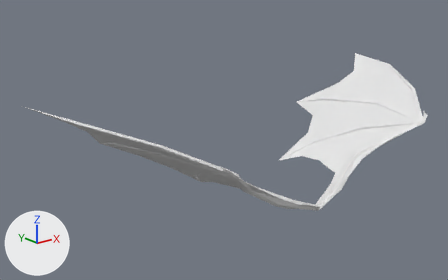
The Blender file Models/dragon_5.blend, before and after one commit.
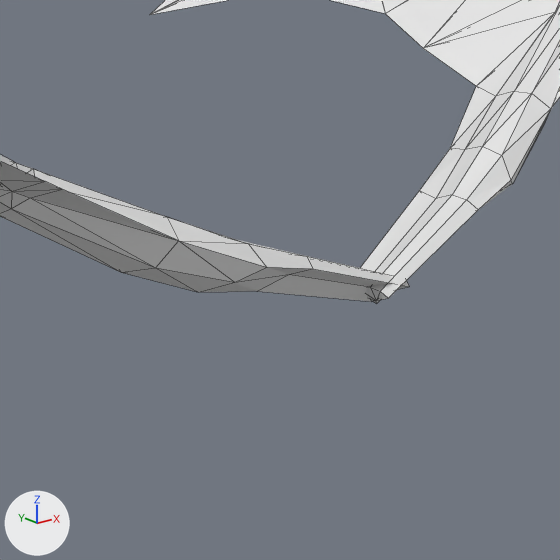
Each version is shown whole from a camera (50 mm lens) standing at (-71.1, -68.0, 57.2) and looking at (-5.8, 13.5, 24.6), then close up on the part from 56% to 78% of the width and 56% to 91% of the height. Arrows for +X, +Y and +Z are at lower left; the lights stay in place. The close-ups show mesh edges as thin lines. The same objects are shown in both versions, whatever each file hides.
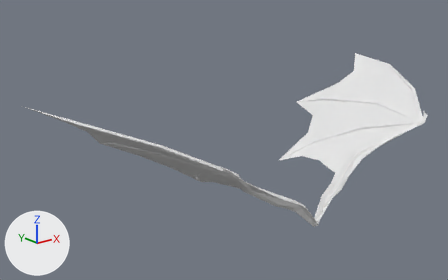
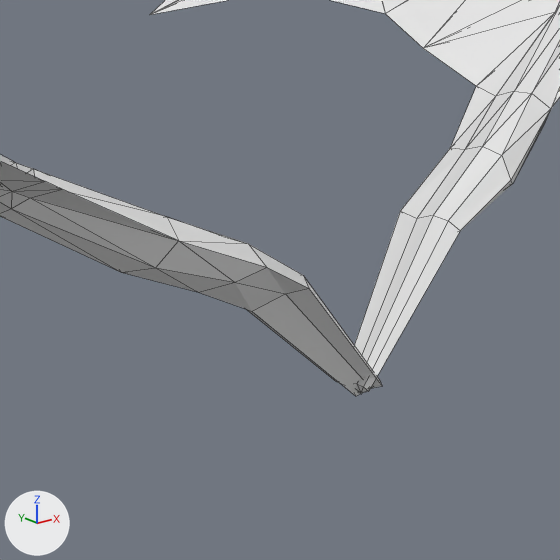
Commit message: fixed the dragon some more

The change, as a list of edits to the scene's bpy script:
```text
Change me_cylinder_003:
    where me_cylinder_003.from_pydata(...)  # 175 vertices, 330 faces; spans x -38.3..0.3, y 15.6..34.3, z -25.4..8.6
    used by ob_cylinder_002; location = (0.0, 0.0, 0.0); rotation_euler = (1.571, 0.0, 0.0), in degrees (90, 0, 0)
    before: 159 (-3.7, 17.3, 2.7), 160 (-3.4, 17.8, 3.5), 161 (-3.9, 17.0, 2.6), 163 (-3.5, 17.3, 3.8) at pixel (289, 274), 164 (-3.2, 17.9, 4.2) at pixel (306, 256)
    before: 165 (-3.4, 17.7, 4.6) at pixel (312, 268)
    me_cylinder_003 part 1
    add for i in [159, 160, 161, 163, 164, 165]: me_cylinder_003.vertices[i].co += Vector((0.1, -0.7, -0.2))
    me_cylinder_003.vertices[162].co: (-4.2, 16.7, 3.2) -> (-4.1, 16.1, 3.0)  # pixel (256, 291) -> pixel (251, 311)
    me_cylinder_003.vertices[166].co: (-4.2, 17.1, 1.6) -> (-4.1, 16.4, 1.3)
    me_cylinder_003.vertices[167].co: (0.0, 16.0, 3.6) -> (-0.1, 12.8, 3.4)
    me_cylinder_003.vertices[168].co: (0.2, 16.4, 4.2) -> (0.0, 13.1, 3.8)
    me_cylinder_003.vertices[169].co: (-0.1, 15.8, 3.6) -> (-0.2, 12.6, 3.3)
    me_cylinder_003.vertices[170].co: (-0.3, 15.6, 4.0) -> (-0.3, 12.5, 3.6)  # pixel (371, 301) -> pixel (355, 396)
    me_cylinder_003.vertices[171].co: (0.2, 16.0, 4.4) -> (0.0, 12.8, 3.9)  # not seen -> pixel (371, 388)
    me_cylinder_003.vertices[172].co: (0.3, 16.4, 4.7) -> (0.1, 13.1, 4.1)  # not seen -> pixel (379, 380)
    me_cylinder_003.vertices[173].co: (0.2, 16.3, 4.9) -> (0.0, 13.0, 4.3)  # pixel (409, 286) -> pixel (382, 386)
    me_cylinder_003.vertices[174].co: (-0.3, 15.9, 2.9) -> (-0.3, 12.7, 2.8)  # not seen -> pixel (336, 381)
Change me_cylinder_001:
    where me_cylinder_001.from_pydata(...)  # 176 vertices, 330 faces; spans x -0.9..38.3, y 15.6..34.3, z -25.4..8.6
    used by ob_cylinder_001; location = (0.0, 0.0, 0.0); rotation_euler = (1.571, 0.0, 0.0), in degrees (90, 0, 0)
    before: 161 (4.2, 16.9, 2.5), 163 (4.4, 16.7, 3.1), 166 (3.9, 17.3, 2.5) at pixel (435, 198), 167 (4.4, 17.0, 1.5) at pixel (419, 190)
    me_cylinder_001 part 2
    add for i in [161, 163, 166, 167]: me_cylinder_001.vertices[i].co += Vector((-0.6, -0.6, -0.2))
    me_cylinder_001.vertices[154].co: (3.6, 17.7, 3.4) -> (3.0, 17.2, 3.3)  # pixel (452, 194) -> pixel (433, 215)
    me_cylinder_001.vertices[162].co: (3.5, 17.8, 4.1) -> (2.9, 17.3, 4.0)  # pixel (466, 199) -> pixel (448, 220)
    me_cylinder_001.vertices[164].co: (3.7, 17.2, 3.7) -> (3.1, 16.6, 3.5)
    me_cylinder_001.vertices[165].co: (3.6, 17.6, 4.5) -> (3.0, 17.1, 4.3)  # pixel (478, 209) -> pixel (460, 230)
    me_cylinder_001.vertices[168].co: (-0.8, 16.3, 4.4) -> (-0.5, 13.0, 3.8)  # pixel (370, 287) -> pixel (356, 383)
    me_cylinder_001.vertices[169].co: (-0.4, 15.8, 3.7) -> (-0.2, 12.6, 3.4)
    me_cylinder_001.vertices[170].co: (-0.9, 16.4, 4.9) -> (-0.5, 13.1, 4.1)  # pixel (380, 291) -> pixel (363, 386)
    me_cylinder_001.vertices[171].co: (-0.2, 15.6, 4.2) -> (-0.1, 12.5, 3.6)  # pixel (376, 303) -> pixel (361, 394)
    me_cylinder_001.vertices[172].co: (-0.7, 16.0, 4.6) -> (-0.4, 12.8, 3.9)  # pixel (376, 300) -> pixel (360, 392)
    me_cylinder_001.vertices[173].co: (-0.8, 16.3, 5.1) -> (-0.5, 13.0, 4.3)  # pixel (388, 298) -> pixel (368, 391)
    me_cylinder_001.vertices[174].co: (-0.6, 16.0, 3.8) -> (-0.3, 12.8, 3.4)
    me_cylinder_001.vertices[175].co: (-0.2, 15.9, 3.0) -> (-0.1, 12.7, 2.9)
```

Location of each change, (x1, y1, x2, y2) in pixels of the close-ups (560 x 560 px; the box of a moved part takes in the faces that stretch with it):
'Cylinder.001', reshaped: before (150, 0, 560, 303); after (150, 0, 560, 393)
'Cylinder.002', reshaped: before (0, 155, 409, 301); after (0, 155, 382, 396)
part 1 of me_cylinder_003, moved or reshaped: before (201, 239, 409, 301); after (199, 244, 382, 396)
part 2 of me_cylinder_001, moved or reshaped: before (360, 146, 513, 303); after (354, 146, 513, 393)
